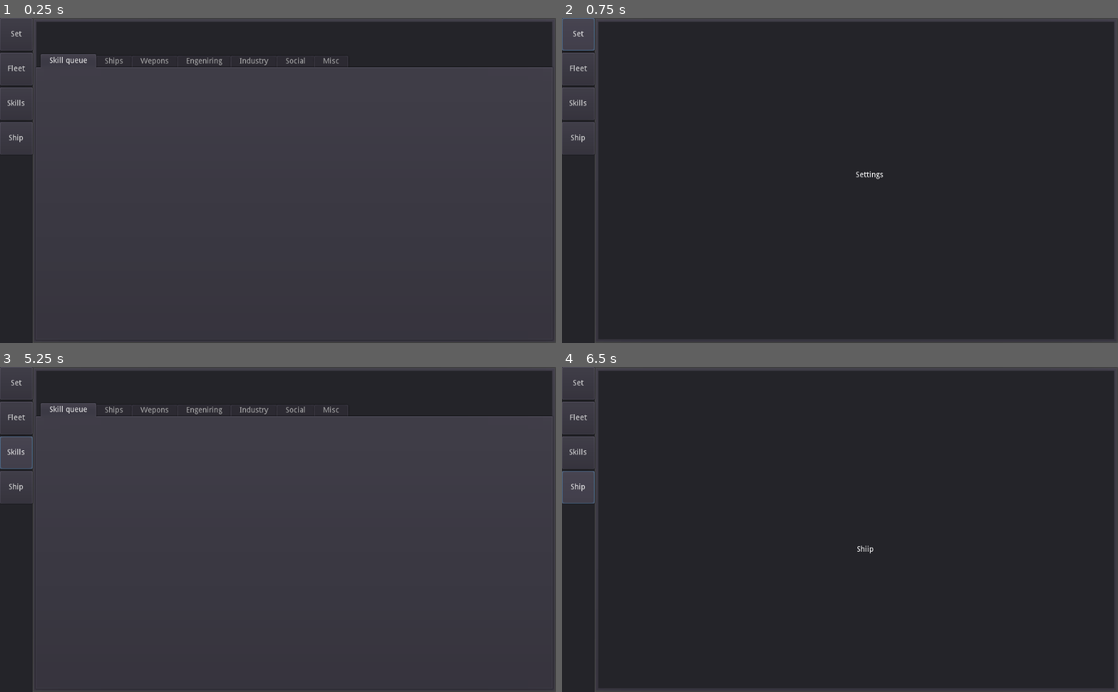
Above: before the commit, frames 1-4 (two rows, left to right).
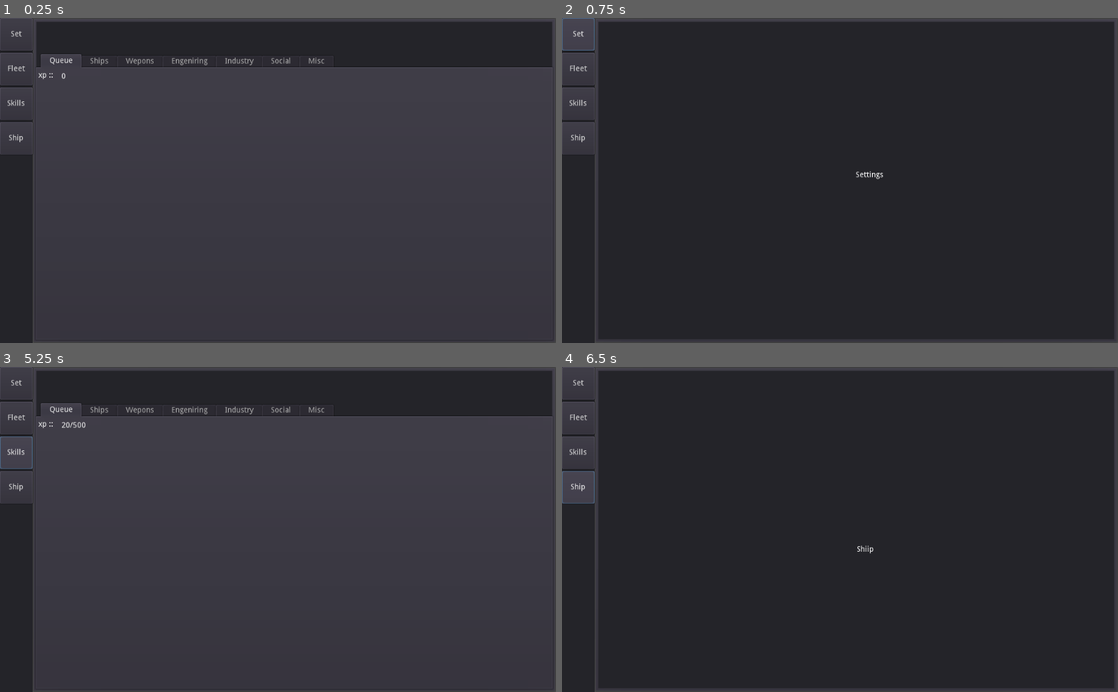
Above: after the commit, the same moments.

Repository: Drakosam/fleet
Game: Godot game, scene res://Main.tscn
The game is run twice, just before and just after one commit, with the same random seed, the same clock (stepped at 60 frames per second) and the same inputs.
Inputs:
- Up to frame 1 (0.25 s): no input
- Up to frame 2 (0.75 s): click "Set" at 0.5 s
- Up to frame 3 (5.25 s): click "Fleet" at 1.25 s; click "Skills" at 2 s; click "Ship" at 2.75 s; click "Set" at 3.5 s; click "Fleet" at 4.25 s; click "Skills" at 5 s
- Up to frame 4 (6.5 s): click "Ship" at 5.75 s

The runs differ from the first frame. In frame 1, 0.5% of the frame differs, in the area x 6-61%, y 11-19%; in frame 2, nothing differs; in frame 3, 0.6%; in frame 4, nothing differs.

Commit message:
-skill exp

Diff:
--- a/ActorEntity.tscn
+++ b/ActorEntity.tscn
@@ -3,9 +3,62 @@
 [sub_resource type="GDScript" id=1]
 script/source = "extends Node
 
+var skill_list = []
+var skill_queue = []
+var xp_bank = 0
+
+var SkillEntity = preload(\"res://SkillEntity.tscn\")
 
 func _ready():
-	pass # Replace with function body.
+	pass
+
+func set_actor():
+	setup_skill_tree()
+	skill_queue.append(skill_list[0])
+	skill_queue.append(skill_list[1])
+
+
+func gain_exp():
+	if len(skill_queue)>0:
+		var partial_xp = skill_queue[0].add_exp(5)
+		xp_bank +=partial_xp
+		if skill_queue[0].treined:
+			skill_queue.remove(0)
+	else:
+		xp_bank += 5
+
+func get_progress():
+	print(skill_queue)
+	if len(skill_queue)>0:
+		return str(skill_queue[0].exp_now)+'/'+str(skill_queue[0].exp_req)
+	return str(xp_bank)
+
+
+func setup_skill_tree():
+	var skil_ship_1 = SkillEntity.instance()
+	skil_ship_1.skill_name = 'Ships 1'
+	skil_ship_1.set_skill_exp(1,1)
+	skill_list.append(skil_ship_1)
+
+	var skil_ship_2 = SkillEntity.instance()
+	skil_ship_2.skill_name = 'Ships 2'
+	skil_ship_2.set_skill_exp(2,1)
+	skill_list.append(skil_ship_2)
+
+	var skil_ship_3 = SkillEntity.instance()
+	skil_ship_3.skill_name = 'Ships 3'
+	skil_ship_3.set_skill_exp(3,1)
+	skill_list.append(skil_ship_3)
+
+	var skil_ship_4 = SkillEntity.instance()
+	skil_ship_4.skill_name = 'Ships 4'
+	skil_ship_4.set_skill_exp(4,1)
+	skill_list.append(skil_ship_4)
+
+	var skil_ship_5 = SkillEntity.instance()
+	skil_ship_5.skill_name = 'Ships 5'
+	skil_ship_5.set_skill_exp(5,1)
+	skill_list.append(skil_ship_5)
 "
 
 [node name="Actor" type="Node"]
--- /dev/null
+++ b/GameSystem.tscn
@@ -0,0 +1,21 @@
+[gd_scene load_steps=2 format=2]
+
+[sub_resource type="GDScript" id=1]
+script/source = "extends Node
+
+var AktorEntity = preload(\"res://ActorEntity.tscn\")
+var aktors_list = []
+
+func _ready():
+	var player = AktorEntity.instance()
+	player.set_actor()
+	aktors_list.append(player)
+
+func tick_up():
+	for actor in aktors_list:
+		actor.gain_exp()
+
+"
+
+[node name="GameSystem" type="Node"]
+script = SubResource( 1 )
--- a/Main.tscn
+++ b/Main.tscn
@@ -1,16 +1,20 @@
-[gd_scene load_steps=6 format=2]
+[gd_scene load_steps=7 format=2]
 
 [ext_resource path="res://SettingsView.tscn" type="PackedScene" id=1]
 [ext_resource path="res://SkillsView.tscn" type="PackedScene" id=2]
 [ext_resource path="res://FleetView.tscn" type="PackedScene" id=3]
 [ext_resource path="res://ShipView.tscn" type="PackedScene" id=4]
+[ext_resource path="res://GameSystem.tscn" type="PackedScene" id=5]
 
 [sub_resource type="GDScript" id=1]
 script/source = "extends Node2D
 
 func _ready():
 	$CanvasLayer/PanelContainer/Settings.visible = true
+	update_actor_list()
 
+func update_actor_list():
+	$CanvasLayer/PanelContainer/Skills.setup_actor($GameSystem.aktors_list)
 
 func _on_Settings_button_up():
 	_hide_all()
@@ -36,10 +40,17 @@
 	$CanvasLayer/PanelContainer/Settings.visible = false
 	$CanvasLayer/PanelContainer/Skills.visible = false
 	$CanvasLayer/PanelContainer/Shiip.visible = false
+
+
+func _on_Timer_timeout():
+	$CanvasLayer/PanelContainer/Skills.tick_up()
+	$GameSystem.tick_up()
 "
 
 [node name="Main" type="Node2D"]
 script = SubResource( 1 )
+
+[node name="GameSystem" parent="." instance=ExtResource( 5 )]
 
 [node name="CanvasLayer" type="CanvasLayer" parent="."]
 
@@ -115,7 +126,11 @@
 margin_right = 957.0
 margin_bottom = 593.0
 
+[node name="Timer" type="Timer" parent="."]
+autostart = true
+
 [connection signal="button_up" from="CanvasLayer/Panel/VBoxContainer/Settings" to="." method="_on_Settings_button_up"]
 [connection signal="button_up" from="CanvasLayer/Panel/VBoxContainer/Fleet" to="." method="_on_Fleet_button_up"]
 [connection signal="button_up" from="CanvasLayer/Panel/VBoxContainer/Skills" to="." method="_on_Skills_button_up"]
 [connection signal="button_up" from="CanvasLayer/Panel/VBoxContainer/Ship" to="." method="_on_Ship_button_up"]
+[connection signal="timeout" from="Timer" to="." method="_on_Timer_timeout"]
--- /dev/null
+++ b/Queue_View.tscn
@@ -0,0 +1,37 @@
+[gd_scene load_steps=2 format=2]
+
+[sub_resource type="GDScript" id=1]
+script/source = "extends Tabs
+
+var actor_list = []
+
+func _ready():
+	pass # Replace with function body.
+
+
+func tick_queue():
+	if len(actor_list):
+		$xp.text = str(actor_list[0].get_progress())
+
+
+func setup_actor(_aktor_list):
+	actor_list=_aktor_list
+
+"
+
+[node name="Queue" type="Tabs"]
+anchor_right = 1.0
+anchor_bottom = 1.0
+script = SubResource( 1 )
+
+[node name="Label" type="Label" parent="."]
+margin_right = 47.0
+margin_bottom = 22.0
+text = "xp :: "
+
+[node name="xp" type="Label" parent="."]
+margin_left = 42.0
+margin_top = 2.0
+margin_right = 89.0
+margin_bottom = 24.0
+text = "0"
--- a/SkillEntity.tscn
+++ b/SkillEntity.tscn
@@ -12,6 +12,19 @@
 
 func _ready():
 	pass # Replace with function body.
+
+
+func set_skill_exp(lvl, dif):
+	exp_req = (500 *lvl + 500 * (lvl-1))*dif
+
+func add_exp(_exp):
+	exp_now +=_exp
+	if exp_now >= exp_req:
+		treined = true
+		return exp_now - exp_req
+	return 0
+
+
 "
 
 [node name="SkillEntity" type="Node"]
--- a/SkillsView.tscn
+++ b/SkillsView.tscn
@@ -1,54 +1,73 @@
-[gd_scene format=2]
+[gd_scene load_steps=3 format=2]
+
+[ext_resource path="res://Queue_View.tscn" type="PackedScene" id=1]
+
+[sub_resource type="GDScript" id=1]
+script/source = "extends Panel
+
+
+func _ready():
+	pass # Replace with function body.
+
+
+func tick_up():
+	$Skill_tabs/Queue.tick_queue()
+
+func setup_actor(aktor_list):
+	$Skill_tabs/Queue.setup_actor(aktor_list)
+"
 
 [node name="Skills" type="Panel"]
 anchor_right = 1.0
 anchor_bottom = 1.0
+script = SubResource( 1 )
 
 [node name="Select_Person" type="Panel" parent="."]
 anchor_right = 1.0
 margin_bottom = 60.0
 
-[node name="queue" type="TabContainer" parent="."]
+[node name="Skill_tabs" type="TabContainer" parent="."]
 anchor_right = 1.0
 anchor_bottom = 1.0
 margin_top = 60.0
 tab_align = 0
 
-[node name="Skill queue" type="Tabs" parent="queue"]
+[node name="Queue" parent="Skill_tabs" instance=ExtResource( 1 )]
+margin_left = 4.0
+margin_top = 32.0
+margin_right = -4.0
+margin_bottom = -4.0
+
+[node name="Ships" type="Tabs" parent="Skill_tabs"]
+visible = false
 anchor_right = 1.0
 anchor_bottom = 1.0
 margin_left = 4.0
 margin_top = 32.0
 margin_right = -4.0
 margin_bottom = -4.0
-tab_align = 0
 
-[node name="Ships" type="Tabs" parent="queue"]
+[node name="Wepons" type="Tabs" parent="Skill_tabs"]
 visible = false
 margin_right = 40.0
 margin_bottom = 24.0
 
-[node name="Wepons" type="Tabs" parent="queue"]
+[node name="Engeniring" type="Tabs" parent="Skill_tabs"]
 visible = false
 margin_right = 40.0
 margin_bottom = 24.0
 
-[node name="Engeniring" type="Tabs" parent="queue"]
+[node name="Industry" type="Tabs" parent="Skill_tabs"]
 visible = false
 margin_right = 40.0
 margin_bottom = 24.0
 
-[node name="Industry" type="Tabs" parent="queue"]
+[node name="Social" type="Tabs" parent="Skill_tabs"]
 visible = false
 margin_right = 40.0
 margin_bottom = 24.0
 
-[node name="Social" type="Tabs" parent="queue"]
+[node name="Misc" type="Tabs" parent="Skill_tabs"]
 visible = false
 margin_right = 40.0
 margin_bottom = 24.0
-
-[node name="Misc" type="Tabs" parent="queue"]
-visible = false
-margin_right = 40.0
-margin_bottom = 24.0
